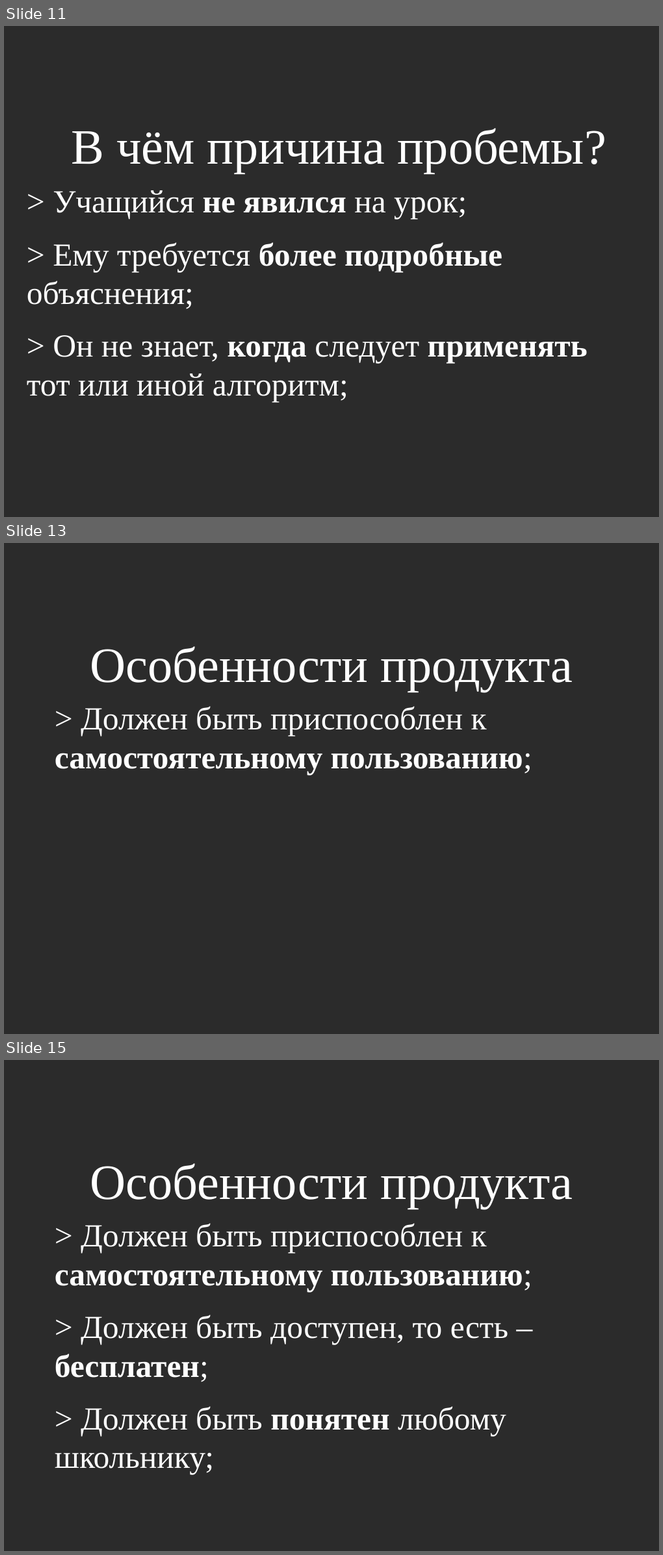
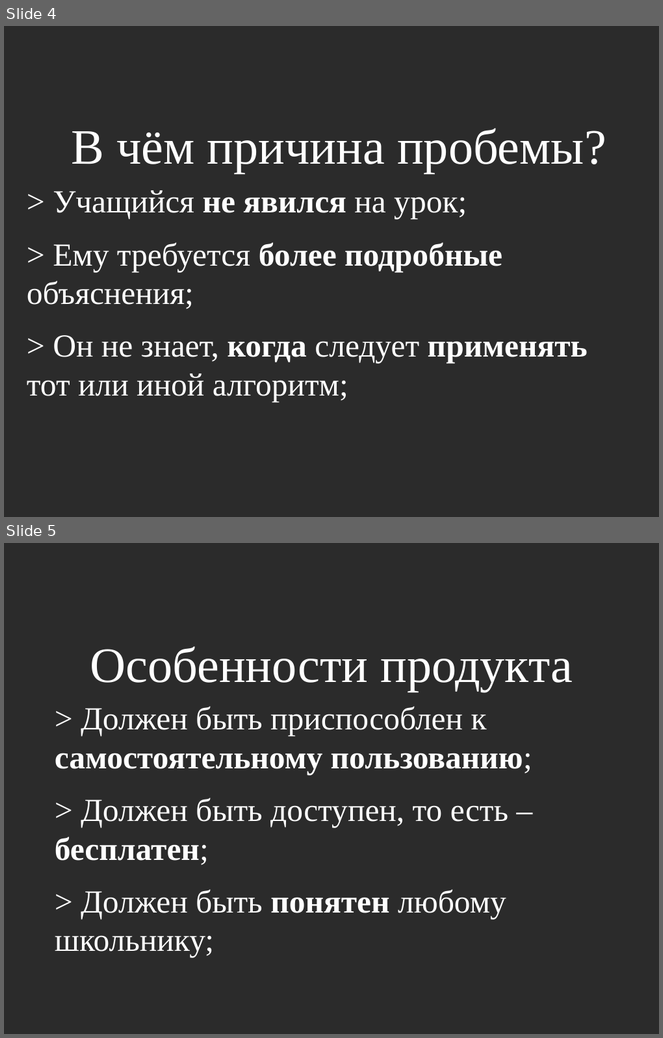
Before and after one commit to Mirovengil/school_project, a slide deck: project_page/Презентация/Шаблон.odp. Shown one above the other, each under a label of ours: slides 11, 13 and 15 before the commit, slides 4 and 5 after it; the slides between them are not shown. The pictures are 663x1555 and 663x1038 pixels, drawn with LibreOffice and Linux fonts; fonts in the diff are those of the drawing; background and template pictures are left out; a plain dark background stands for a picture behind light text. Boxes give left, top, right and bottom in pixels: in the first picture for what was removed or moved away, otherwise in the second. Text is boxed around its words. In the diff, an @@ line names an element or a change of style, - is before the commit and + after.

```diff
--- a/project_page/Презентация/Шаблон.odp
+++ b/project_page/Презентация/Шаблон.odp
@@ slide 13 removed at (x1=4, y1=543, x2=659, y2=1034), background picture (left out) @@
@@ title removed at (x1=90, y1=646, x2=573, y2=691) @@
-Особенности продукта
@@ text removed at (x1=55, y1=706, x2=532, y2=775) @@
-> Должен быть приспособлен к самостоятельному пользованию;
@@ what was slide 11 is now slide 4 @@
@@ what was slide 15 is now slide 5 @@
```
Also in this commit, not shown: 1 slide changed, 24 other slides removed, 7 other files.
